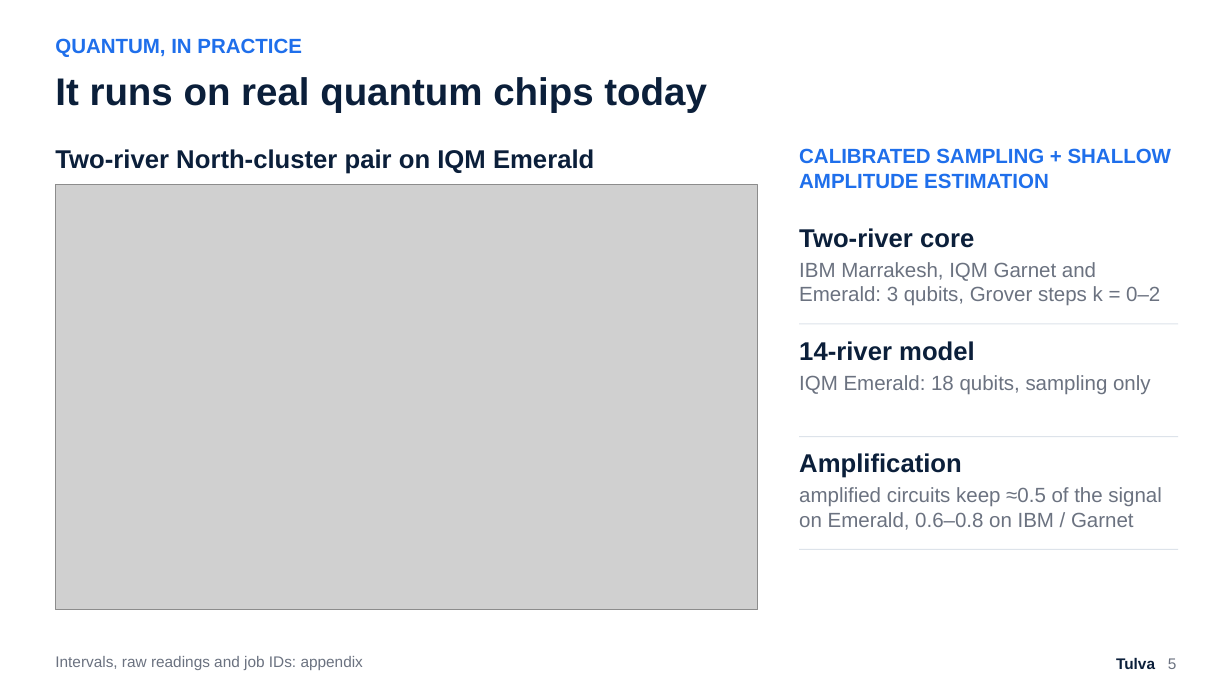
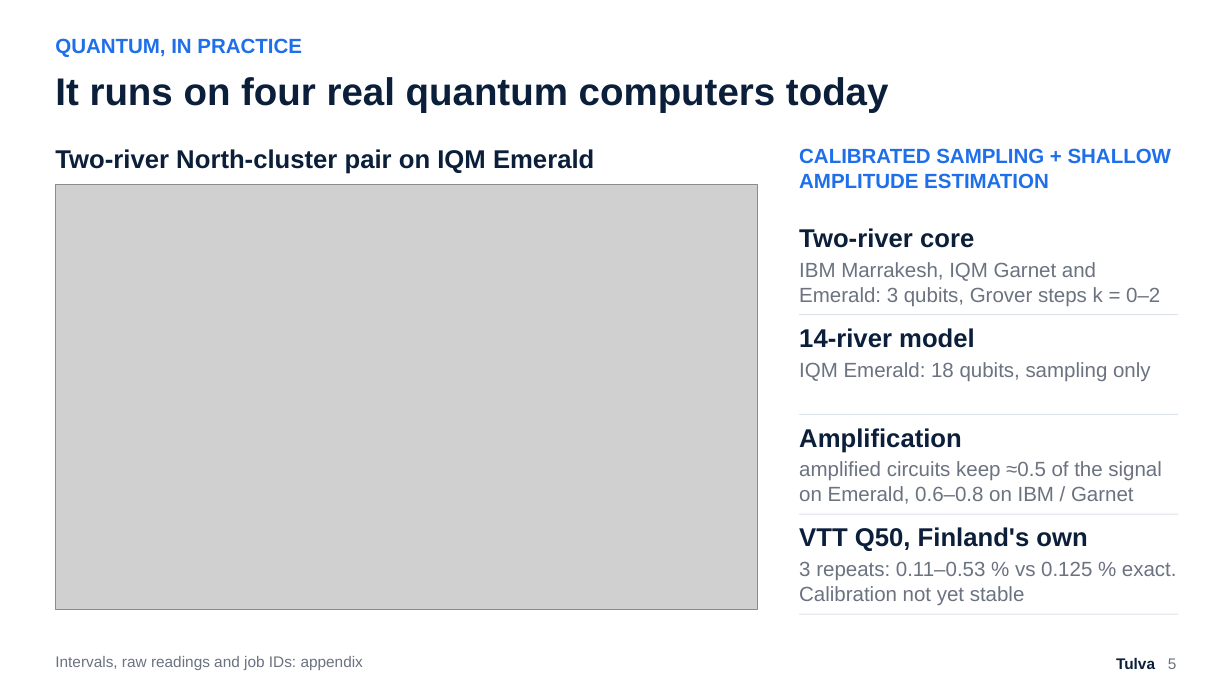
Before and after one commit to Zawaer/tulva, a slide deck: slide 5 of deck/Tulva_QxF2026.pptx. Drawn at 1232x693 pixels with LibreOffice and Linux fonts; fonts in the diff are those of the drawing; grey boxes stand for pictures. Boxes give left, top, right and bottom in pixels: in the first picture for what was removed or moved away, otherwise in the second. Text is boxed around its words. In the diff, an @@ line names an element or a change of style, - is before the commit and + after.

```diff
--- a/deck/Tulva_QxF2026.pptx
+++ b/deck/Tulva_QxF2026.pptx
@@ text at <box>55,77,889,112</box>: text changed @@
-It runs on real quantum chips today
+It runs on four real quantum computers today
@@ text "14-river model": place and size @@
-text "14-river model" at <box>799,341,975,361</box>
+text "14-river model" at <box>799,328,975,348</box>
@@ rectangle: place and size @@
-rectangle at <box>799,323,1178,324</box>
+rectangle at <box>799,314,1178,315</box>
@@ text "IQM Emerald: 18 qubits, sampling ...": place and size @@
-text "IQM Emerald: 18 qubits, sampling ..." at <box>799,375,1151,394</box>
+text "IQM Emerald: 18 qubits, sampling ..." at <box>799,362,1151,381</box>
@@ rectangle: place and size @@
-rectangle at <box>799,436,1178,437</box>
+rectangle at <box>799,414,1178,415</box>
@@ text "Amplification": place and size @@
-text "Amplification" at <box>799,453,962,478</box>
+text "Amplification" at <box>799,428,962,453</box>
@@ text "amplified circuits keep ≈0.5 of ...": place and size @@
-text "amplified circuits keep ≈0.5 of ..." at <box>799,487,1161,530</box>
+text "amplified circuits keep ≈0.5 of ..." at <box>799,461,1161,504</box>
@@ rectangle: place and size @@
-rectangle at <box>799,549,1178,550</box>
+rectangle at <box>799,514,1178,515</box>
@@ text added at <box>799,527,1087,551</box>, 20 pt, text #0B1F3A, bold @@
+VTT Q50, Finland's own
@@ text added at <box>799,561,1177,605</box>, 16 pt, text #6B7280 @@
+3 repeats: 0.11–0.53 % vs 0.125 % exact. Calibration not yet stable
@@ rectangle added at <box>799,614,1178,615</box>, fill #DDE3EA @@
```
Also in this commit, not shown: 3 other slides changed, 11 other files.
